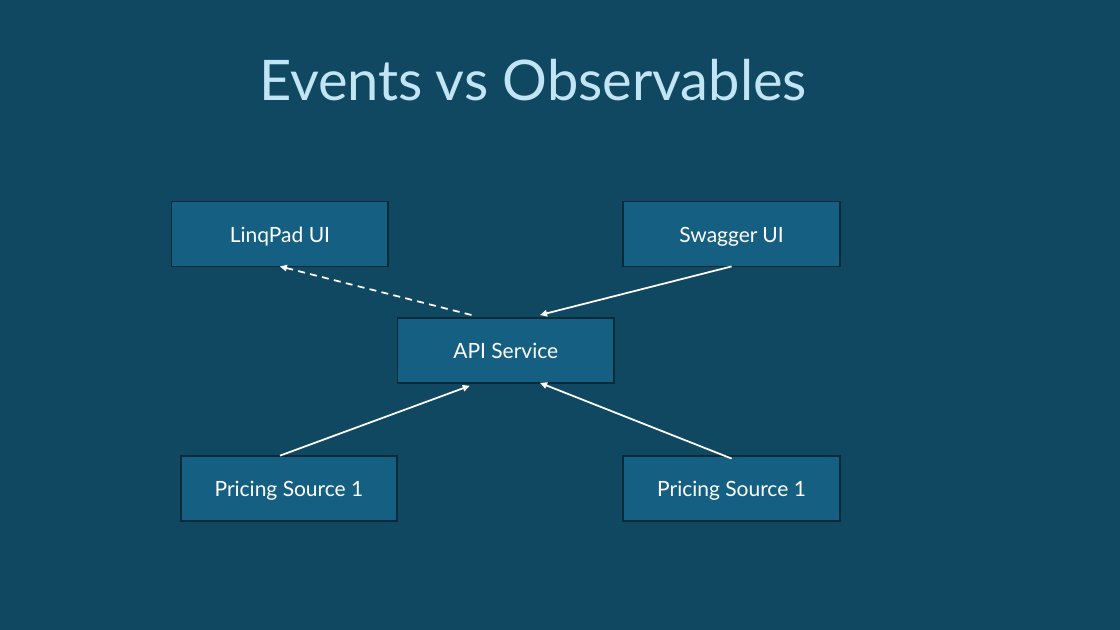
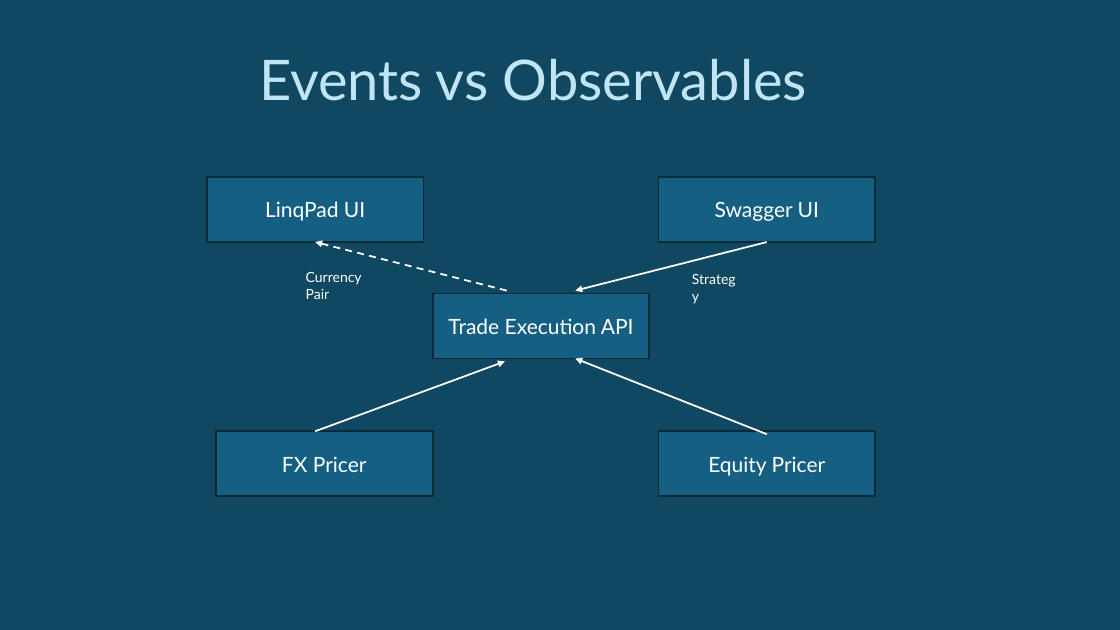
Before and after one commit to jeanhibbert/RxDemo2025, a slide deck: slide 7 of Resources/RxTalk2025.pptx (slide 6 before the commit). Drawn at 1120x630 pixels with LibreOffice and Linux fonts; fonts in the diff are those of the drawing. Boxes give left, top, right and bottom in pixels: in the first picture for what was removed or moved away, otherwise in the second. Text is boxed around its words. In the diff, an @@ line names an element or a change of style, - is before the commit and + after.

```diff
--- a/Resources/RxTalk2025.pptx
+++ b/Resources/RxTalk2025.pptx
@@ text added at bbox=[684, 266, 750, 292], 12 pt, text #FFFFFF @@
+Strategy
@@ text added at bbox=[306, 272, 362, 299], 12 pt, text #FFFFFF @@
+Currency Pair
@@ text in rectangle at bbox=[448, 318, 634, 334]: text changed @@
-API Service
+Trade Execution API
@@ 5 rectangles, 4 arrows: place and size @@
-5 rectangles, 4 arrows at bbox=[171, 202, 840, 520]
+5 rectangles, 4 arrows at bbox=[207, 177, 875, 496]
@@ text in rectangle at bbox=[282, 456, 367, 472]: text changed @@
-Pricing Source 1
+FX Pricer
@@ text in rectangle at bbox=[708, 456, 826, 476]: text changed @@
-Pricing Source 1
+Equity Pricer
```
Also in this commit, not shown: 5 other slides changed.
